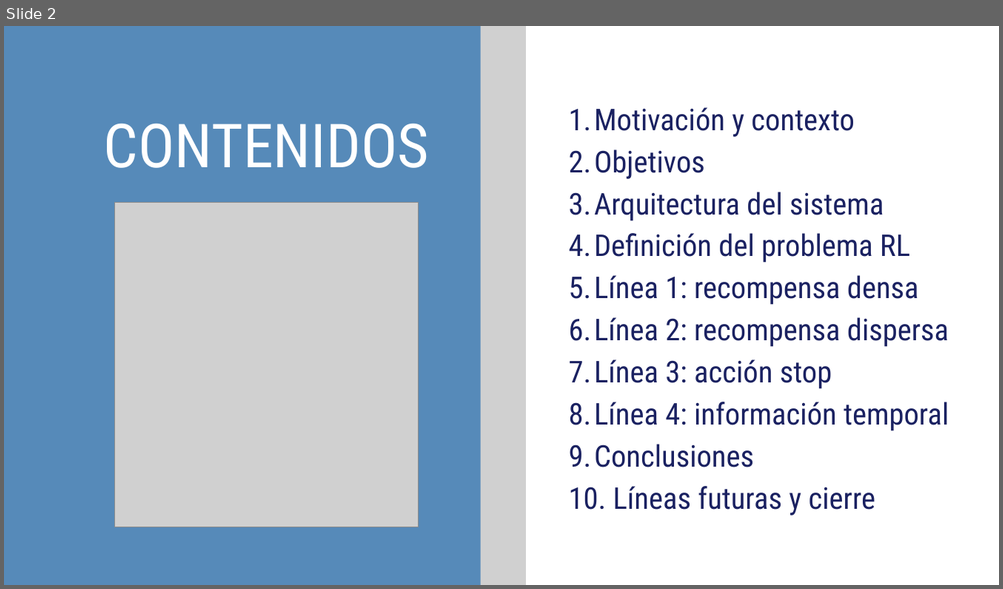
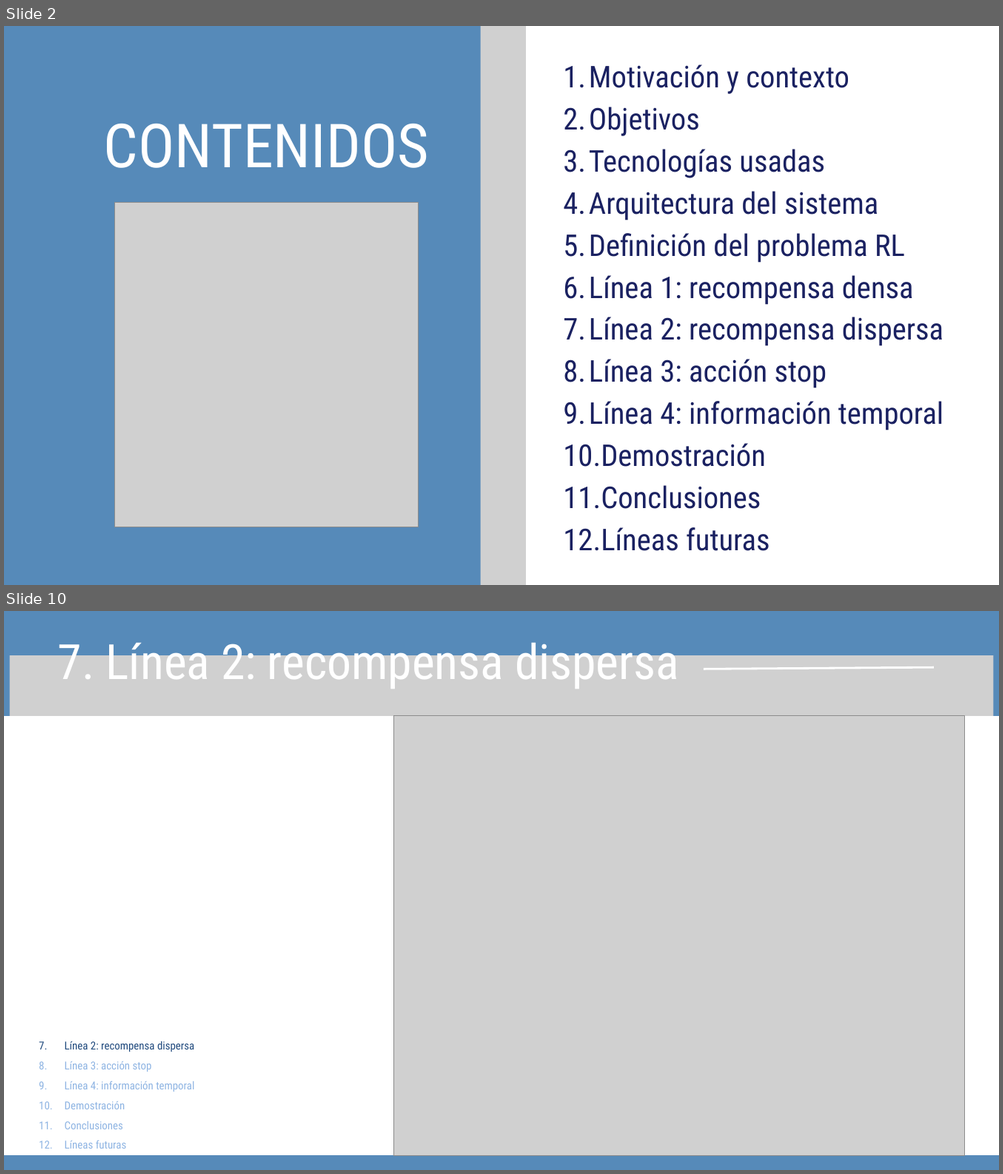
Before and after one commit to davidsolero/TFG-Coppelia-Reinforcement-Learning, a slide deck: redaccion/defensa/Presentación Trabajo Final Tesis Profesional Moderna Sencilla Azul .pptx. Shown one above the other, each under a label of ours: slide 2 before the commit, slides 2 and 10 after it; the slides between them are not shown. The pictures are 1003x589 and 1003x1174 pixels, drawn with LibreOffice and Linux fonts; fonts in the diff are those of the drawing; grey boxes stand for pictures. Boxes give left, top, right and bottom in pixels: in the first picture for what was removed or moved away, otherwise in the second. Text is boxed around its words. In the diff, an @@ line names an element or a change of style, - is before the commit and + after.

```diff
--- a/redaccion/defensa/Presentación Trabajo Final Tesis Profesional Moderna Sencilla Azul .pptx
+++ b/redaccion/defensa/Presentación Trabajo Final Tesis Profesional Moderna Sencilla Azul .pptx
@@ slide 10 added at <box>4,611,999,1170</box>, background #568AB9 @@
@@ text added at <box>58,635,679,689</box>, 70.3 pt, text #FFFFFF @@
+7. Línea 2: recompensa dispersa
@@ picture added at <box>9,655,993,745</box> @@
@@ line added from (703, 669) to (933, 667), #FFFFFF 3 pt @@
@@ freeform shape added at <box>4,716,999,1156</box>, fill #FFFFFF @@
@@ picture added at <box>393,716,964,1156</box> @@
@@ text added at <box>65,1042,194,1149</box>, 16 pt, text #8EB4E3 @@
+  7. Línea 2: recompensa dispersa
+  8. Línea 3: acción stop
+  9. Línea 4: información temporal
+  10. Demostración
+  11. Conclusiones
+  12. Líneas futuras
@@ slide 2 changed as well @@
@@ freeform shape at <box>525,26,999,585</box>: outline redrawn @@
@@ text "Motivación y contexto": place and size @@
-text "Motivación y contexto" at <box>569,107,948,516</box>
+text "Motivación y contexto" at <box>563,64,943,551</box>
@@ text at <box>563,149,825,178</box>: paragraph added @@
+  3. Tecnologías usadas
@@ text at <box>563,443,765,467</box>: paragraph added @@
+  10. Demostración
@@ text at <box>563,528,770,551</box>: text changed @@
-  10. Líneas futuras y cierre
+  12. Líneas futuras
```
Also in this commit, not shown: 6 other slides changed, 11 other slides added, 8 slides removed.
